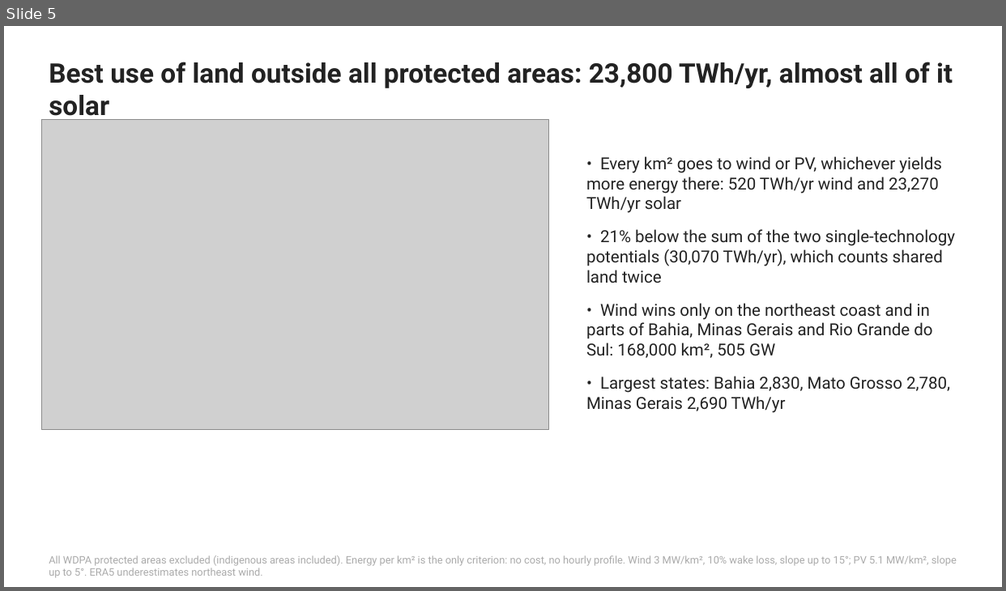
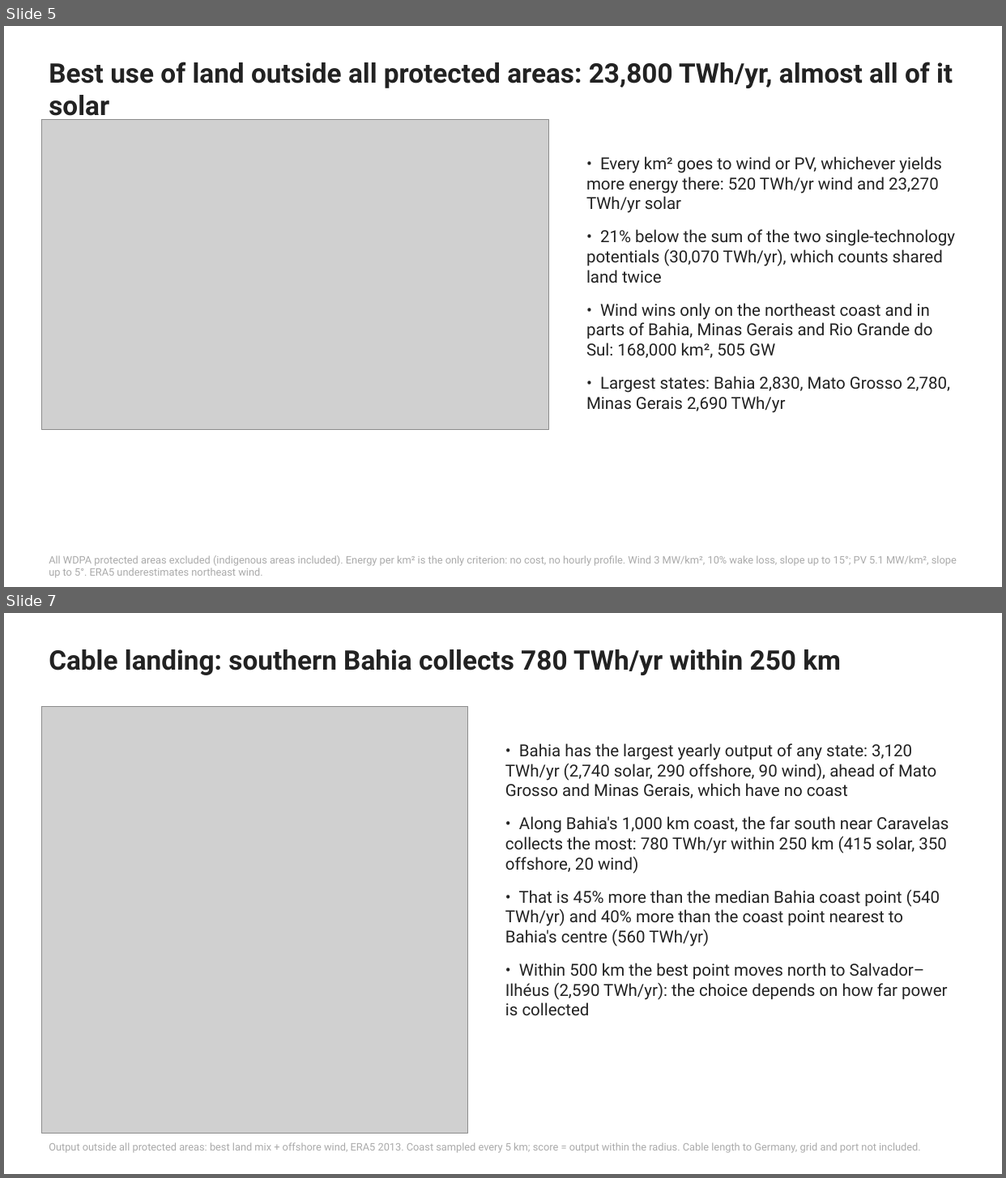
Before and after one commit to YAL-ESM/pypsa-eur-ki, a slide deck: workshop/slides/brazil_renewables.pptx. Shown one above the other, each under a label of ours: slide 5 before the commit, slides 5 and 7 after it; the slides between them are not shown. The pictures are 1006x591 and 1006x1178 pixels, drawn with LibreOffice and Linux fonts; fonts in the diff are those of the drawing; grey boxes stand for pictures. Boxes give left, top, right and bottom in pixels: in the first picture for what was removed or moved away, otherwise in the second. Text is boxed around its words. In the diff, an @@ line names an element or a change of style, - is before the commit and + after.

Commit message:
feat(brazil): offshore potential, cable landing and steady 2 GW supply; slides 6-7
- offshore_potential.py: offshore wind outside protected areas (fixed and floating), by coast state
- landing_point.py: landing on the coast of the state with the largest output
- firm_supply.py: cheapest wind, PV, offshore and battery within 150 km of each coast point
  that deliver 2 GW in every hour of 2013; hourly time series of the best landing
- optimal_land_use.py: save output and capacity per weather cell for the scripts above

```diff
--- a/workshop/slides/brazil_renewables.pptx
+++ b/workshop/slides/brazil_renewables.pptx
@@ slide 7 added at [4,613,1002,1174], background #FFFFFF @@
@@ text added at [49,649,841,675], 26 pt, text #222222, bold @@
+Cable landing: southern Bahia collects 780 TWh/yr within 250 km
@@ picture added at [41,707,468,1133] @@
@@ text added at [505,743,948,1016], 16 pt, text #222222 @@
+• Bahia has the largest yearly output of any state: 3,120 TWh/yr (2,740 solar, 290 offshore, 90 wind), ahead of Mato Grosso and Minas Gerais, which have no coast
+• Along Bahia's 1,000 km coast, the far south near Caravelas collects the most: 780 TWh/yr within 250 km (415 solar, 350 offshore, 20 wind)
+• That is 45% more than the median Bahia coast point (540 TWh/yr) and 40% more than the coast point nearest to Bahia's centre (560 TWh/yr)
+• Within 500 km the best point moves north to Salvador–Ilhéus (2,590 TWh/yr): the choice depends on how far power is collected
@@ text added at [49,1143,921,1153], 10 pt, text #AAAAAA @@
+Output outside all protected areas: best land mix + offshore wind, ERA5 2013. Coast sampled every 5 km; score = output within the radius. Cable length to Germany, grid and port not included.
```
Also in this commit, not shown: 1 other slide added, 4 other files.
